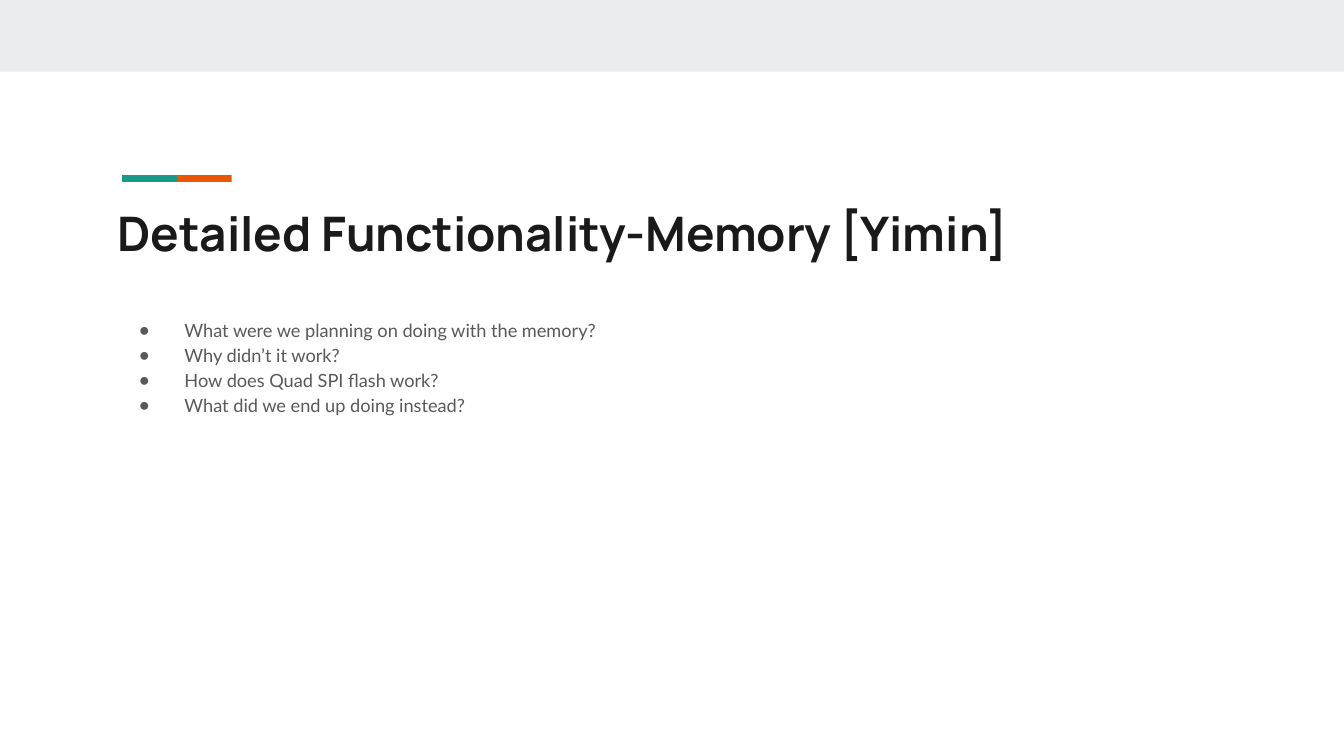
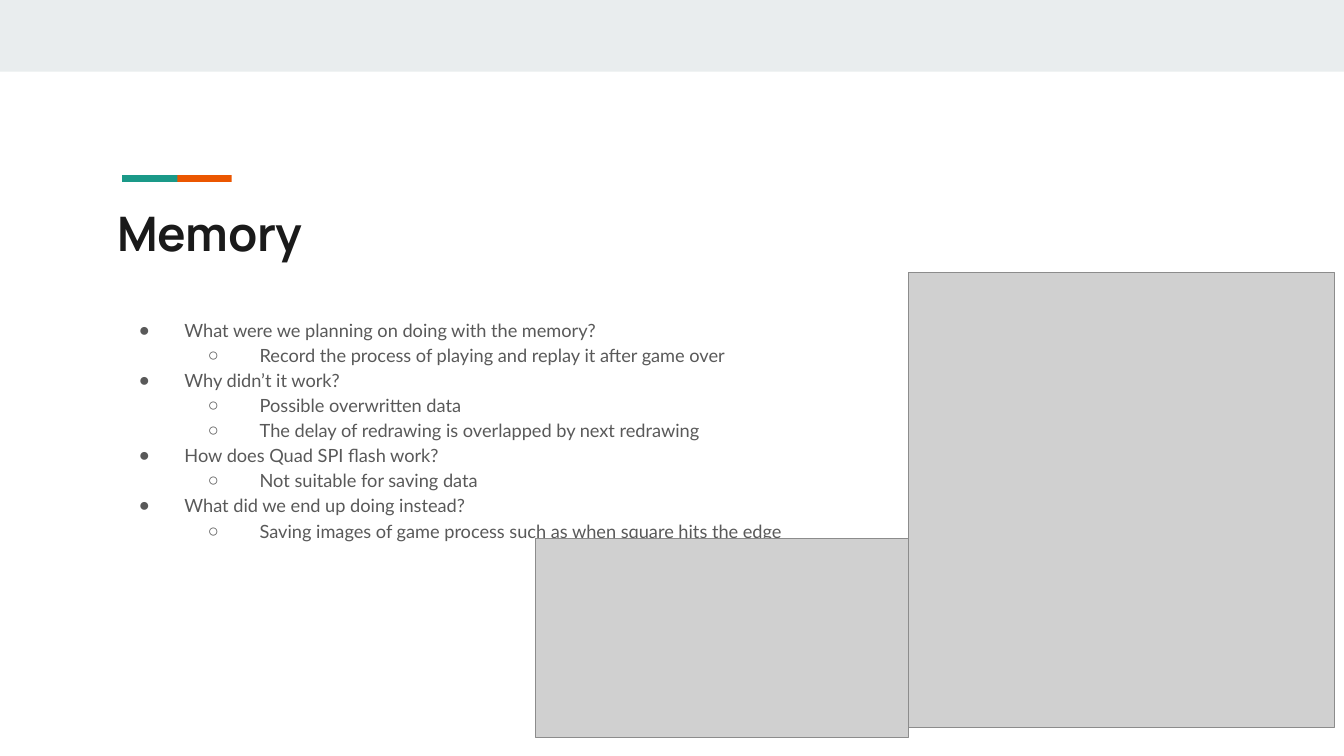
Before and after one commit to cnaught1/EC551_Final_Project, a slide deck: slide 9 of Bringing the Analog World to Digital Design_EC551_Final Project.pptx. Drawn at 1344x756 pixels with LibreOffice and Linux fonts; fonts in the diff are those of the drawing; grey boxes stand for pictures. Boxes give left, top, right and bottom in pixels: in the first picture for what was removed or moved away, otherwise in the second. Text is boxed around its words. In the diff, an @@ line names an element or a change of style, - is before the commit and + after.

```diff
--- a/Bringing the Analog World to Digital Design_EC551_Final Project.pptx
+++ b/Bringing the Analog World to Digital Design_EC551_Final Project.pptx
@@ title at (x1=117, y1=216, x2=302, y2=263): text changed @@
-Detailed Functionality-Memory [Yimin]
+Memory
@@ picture added at (x1=908, y1=272, x2=1335, y2=727) @@
@@ text at (x1=260, y1=348, x2=724, y2=366): paragraph added @@
+  ○ Record the process of playing and replay it after game over
@@ text at (x1=260, y1=398, x2=700, y2=441): paragraphs added @@
+  ○ Possible overwritten data
+  ○ The delay of redrawing is overlapped by next redrawing
@@ text at (x1=260, y1=473, x2=478, y2=491): paragraph added @@
+  ○ Not suitable for saving data
@@ text at (x1=260, y1=524, x2=782, y2=542): paragraph added @@
+  ○ Saving images of game process such as when square hits the edge
@@ picture added at (x1=535, y1=538, x2=908, y2=738) @@
```
Also in this commit, not shown: 8 other slides changed, 5 slides added, 7 slides removed.
